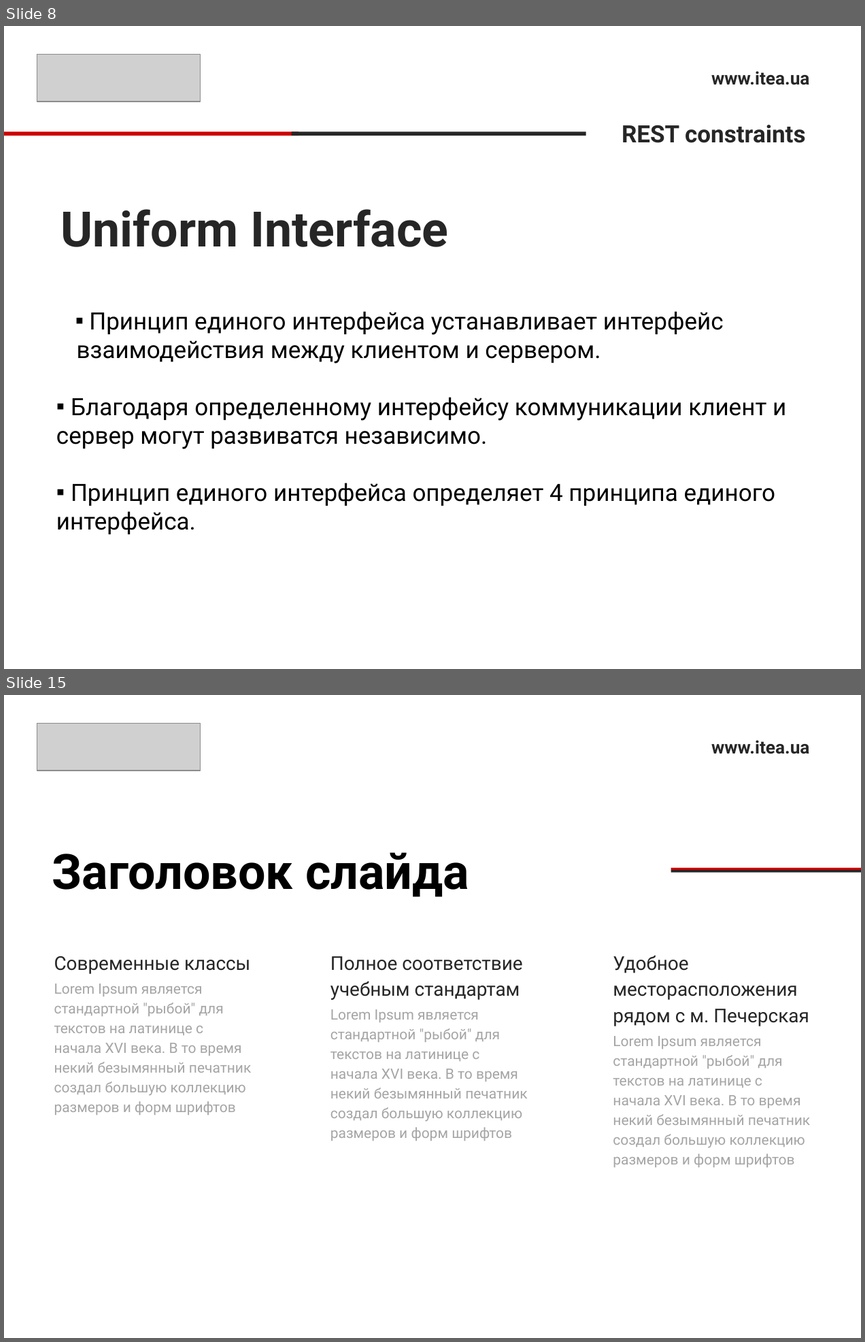
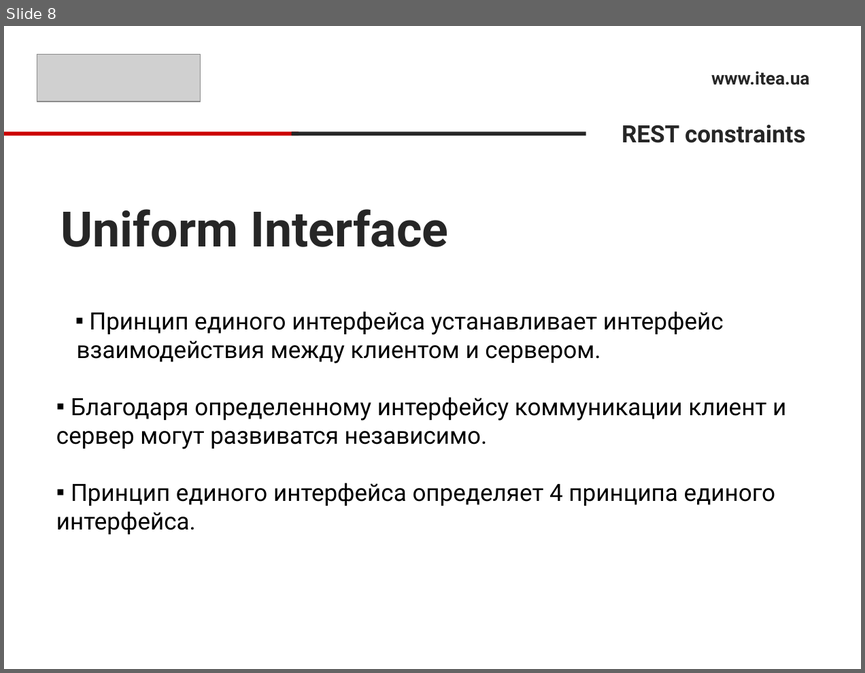
Before and after one commit to sonnov/NetCore, a slide deck: 5.Controller/Controller.pptx. Shown one above the other, each under a label of ours: slides 8 and 15 before the commit, slide 8 after it; the slides between them are not shown. The pictures are 865x1342 and 865x673 pixels, drawn with LibreOffice and Linux fonts; fonts in the diff are those of the drawing; grey boxes stand for pictures. Boxes give left, top, right and bottom in pixels: in the first picture for what was removed or moved away, otherwise in the second. Text is boxed around its words. In the diff, an @@ line names an element or a change of style, - is before the commit and + after.

```diff
--- a/5.Controller/Controller.pptx
+++ b/5.Controller/Controller.pptx
@@ slide 15 removed at <box>4,695,861,1338</box>, background #FFFFFF @@
@@ picture removed at <box>37,724,201,770</box> @@
@@ text removed at <box>711,740,809,754</box> @@
-www.itea.ua
@@ title removed at <box>52,852,469,897</box> @@
-Заголовок слайда
@@ rectangle removed at <box>670,868,861,870</box> @@
@@ rectangle removed at <box>670,870,861,872</box> @@
@@ text removed at <box>54,956,252,1115</box> @@
-Современные классы
-Lorem Ipsum является стандартной "рыбой" для текстов на латинице с начала XVI века. В то время некий безымянный печатник создал большую коллекцию размеров и форм шрифтов
@@ text removed at <box>330,956,528,1140</box> @@
-Полное соответствие учебным стандартам
-Lorem Ipsum является стандартной "рыбой" для текстов на латинице с начала XVI века. В то время некий безымянный печатник создал большую коллекцию размеров и форм шрифтов
@@ text removed at <box>613,955,810,1167</box> @@
-Удобное месторасположения рядом с м. Печерская
-Lorem Ipsum является стандартной "рыбой" для текстов на латинице с начала XVI века. В то время некий безымянный печатник создал большую коллекцию размеров и форм шрифтов
```
Also in this commit, not shown: 1 slide changed, 7 slides added, 8 other slides removed.
